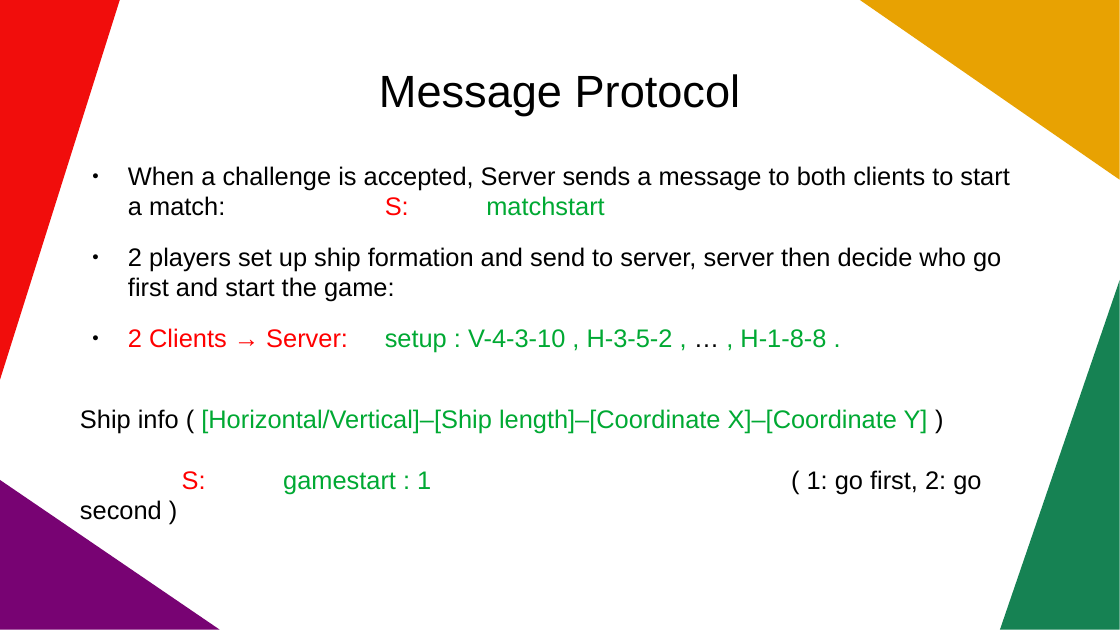
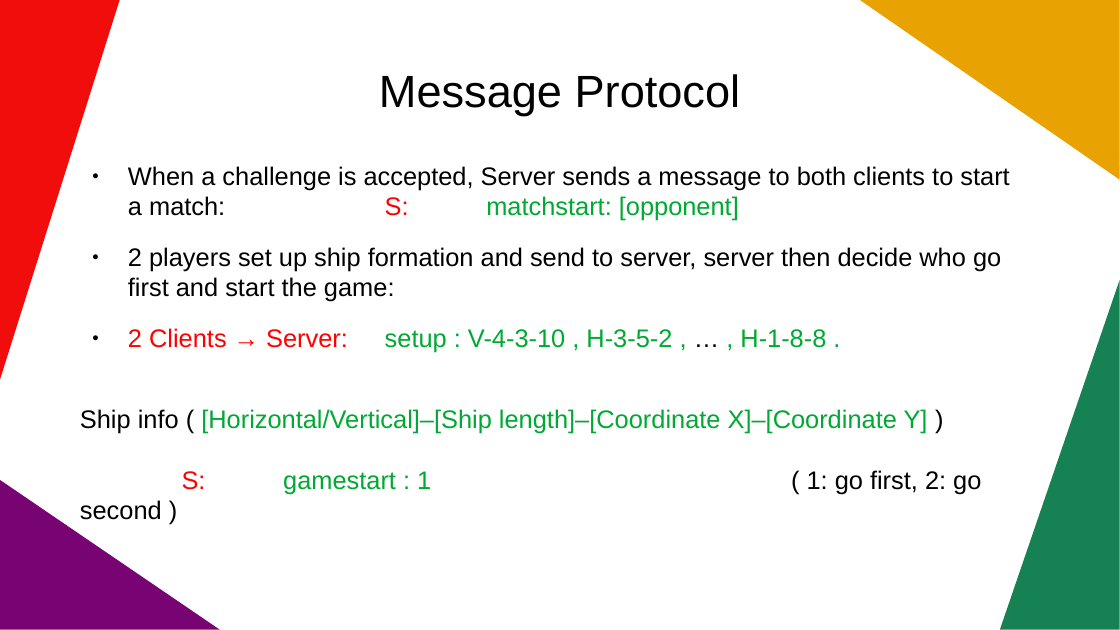
Before and after one commit to sonbeohaudau/battleship_online, a slide deck: slide 11 of Slide/ship.pptx. Drawn at 1120x630 pixels with LibreOffice and Linux fonts; fonts in the diff are those of the drawing. Boxes give left, top, right and bottom in pixels: in the first picture for what was removed or moved away, otherwise in the second. Text is boxed around its words. In the diff, an @@ line names an element or a change of style, - is before the commit and + after.

```diff
--- a/Slide/ship.pptx
+++ b/Slide/ship.pptx
@@ text at [128, 166, 1009, 221]: text changed @@
-● When a challenge is accepted, Server sends a message to both clients to start a match: S: matchstart
+● When a challenge is accepted, Server sends a message to both clients to start a match: S: matchstart: [opponent]
```
Also in this commit, not shown: 1 other slide changed.
